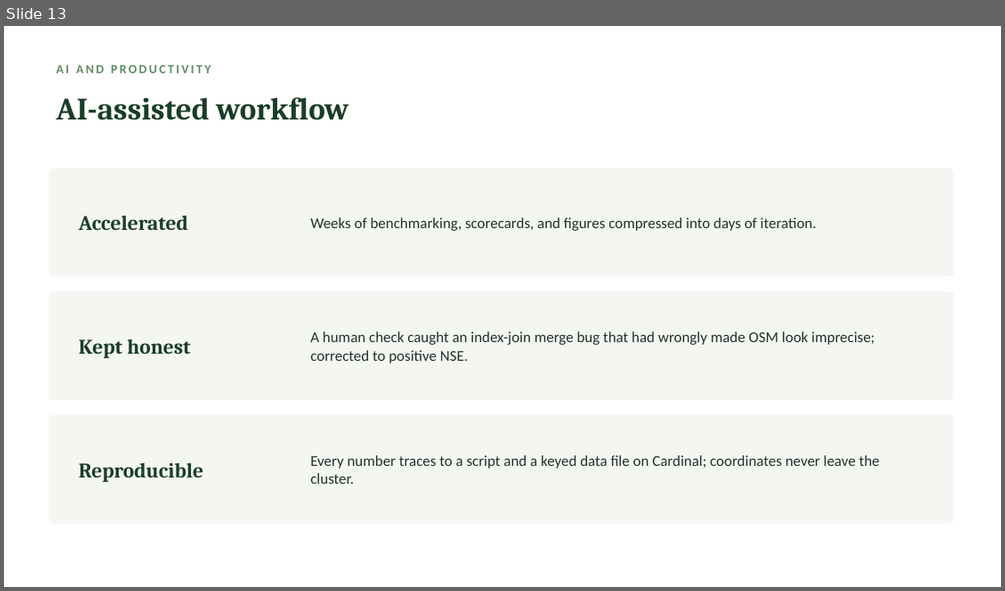
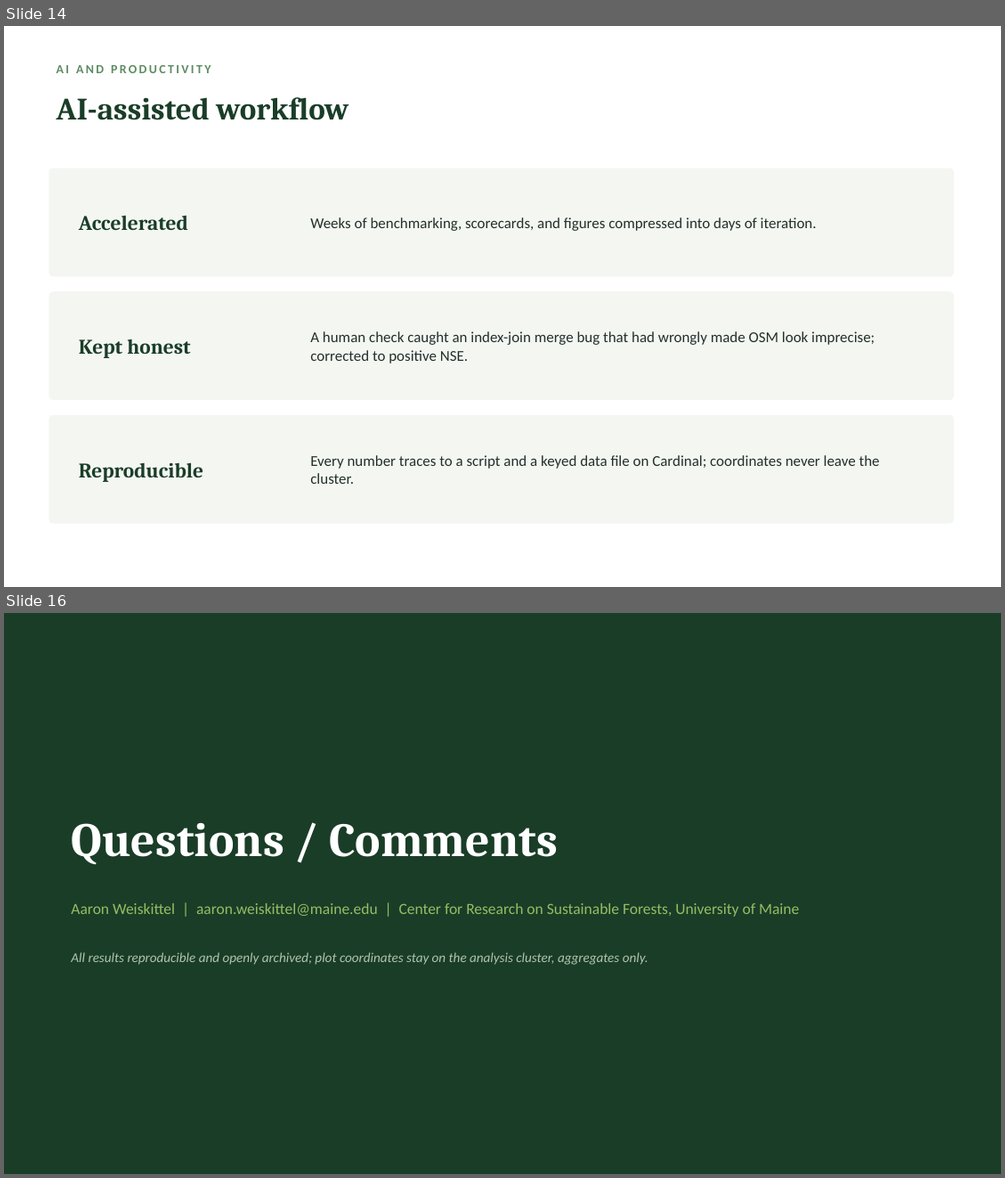
Before and after one commit to holoros/fvs-acd, a slide deck: FVS-ACD_Hennigar_Aug2026.pptx. Shown one above the other, each under a label of ours: slide 13 before the commit, slides 14 and 16 after it; the slides between them are not shown. The pictures are 1005x591 and 1005x1178 pixels, drawn with LibreOffice and Linux fonts; fonts in the diff are those of the drawing. Boxes give left, top, right and bottom in pixels: in the first picture for what was removed or moved away, otherwise in the second. Text is boxed around its words. In the diff, an @@ line names an element or a change of style, - is before the commit and + after.

```diff
--- a/FVS-ACD_Hennigar_Aug2026.pptx
+++ b/FVS-ACD_Hennigar_Aug2026.pptx
@@ slide 16 added at [4,613,1001,1174], background #1A3D28 @@
@@ text added at [71,823,558,865], 46 pt, text #FFFFFF, bold @@
+Questions / Comments
@@ text added at [71,903,799,916], 15 pt, text #97BC62 @@
+Aaron Weiskittel | aaron.weiskittel@maine.edu | Center for Research on Sustainable Forests, University of Maine
@@ text added at [71,952,648,965], 13 pt, text #AFC4AB, italic @@
+All results reproducible and openly archived; plot coordinates stay on the analysis cluster, aggregates only.
@@ what was slide 13 is now slide 14 @@
```
Also in this commit, not shown: 4 slides changed, 1 other slide added, 9 other files.
